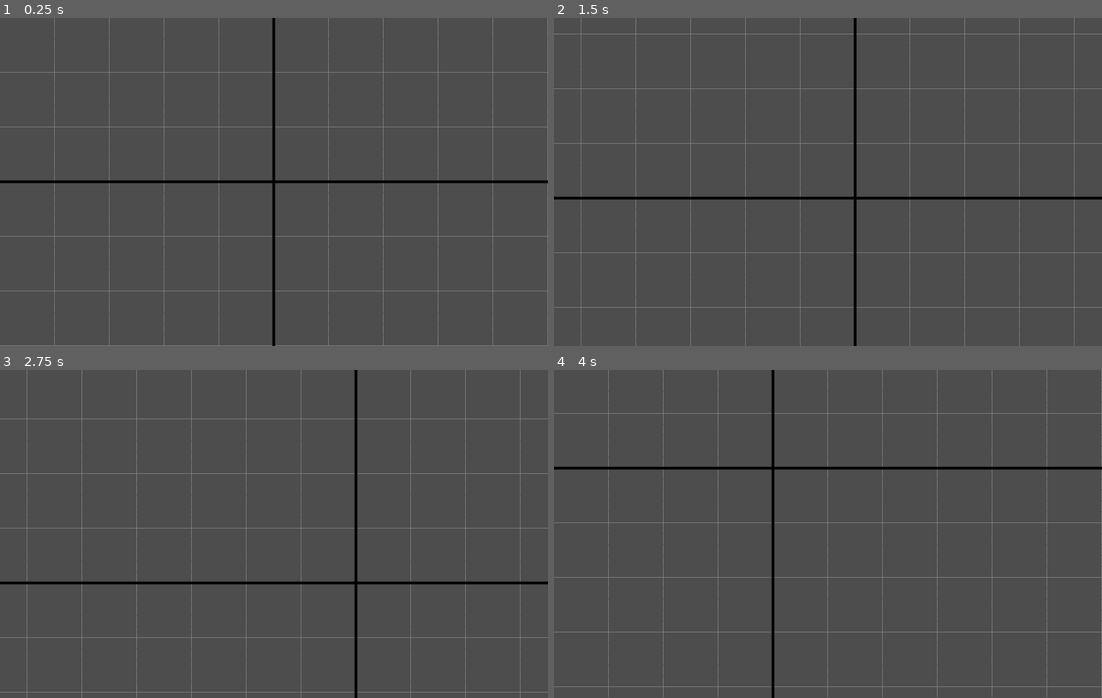
Above: before the commit, frames 1-4 (two rows, left to right).
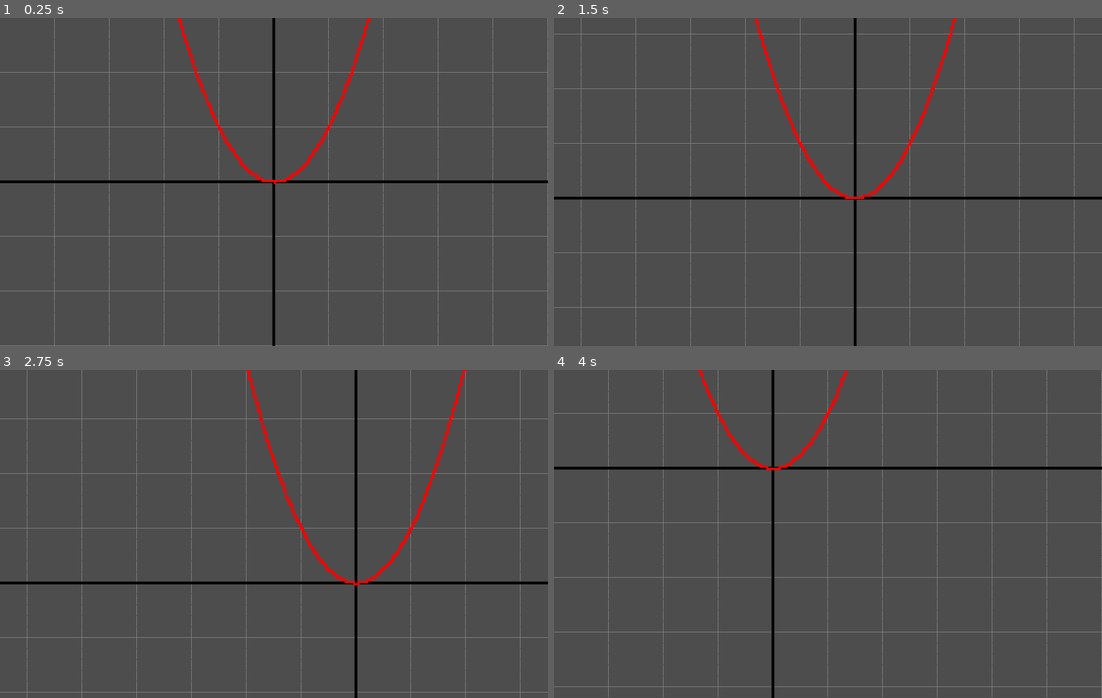
Above: after the commit, the same moments.

Repository: Drillix08/Opticos
Game: Godot game, scene res://graph_environment.tscn
Same seed, same stepped clock (60 frames per second), same inputs: the game is played once before the commit and once after it. The project has no main scene, so this scene is started directly.
Inputs (mouse positions are in pixels of both pictures, inside the frame that each line leads up to):
- Up to frame 1 (0.25 s): no input
- Up to frame 2 (1.5 s): tap Enter at 0.5 s; move the mouse to (948, 165) at 0.52 s; click (948, 165) at 0.67 s; tap Space at 1.25 s; drag from (718, 198) to (800, 247) at 1.27 s
- Up to frame 3 (2.75 s): tap Enter at 2 s; move the mouse to (328, 461) at 2.02 s; click (328, 461) at 2.17 s
- Up to frame 4 (4 s): tap Space at 2.75 s; drag from (800, 599) to (663, 484) at 2.77 s; tap Enter at 3.5 s; move the mouse to (992, 583) at 3.52 s; click (992, 583) at 3.67 s

The runs differ from the first frame. In frame 1, 0.7% of the frame differs, in the area x 32-68%, y 0-51%; in frame 2, 0.8%; in frame 3, 0.9%, in the area x 44-86%, y 0-66%; in frame 4, 0.5%.

Commit message:
Implemented a basic function plotter which currently plots a hardcoded function. When the plotted graph increases too quickly, there are gaps in the function.

Diff:
--- a/source/graph-environment/grid.gd
+++ b/source/graph-environment/grid.gd
@@ -62,6 +62,11 @@
 	draw_line(Vector2(500, -origin.y) + origin, Vector2(500, 700-origin.y) + origin, Color(0.0, 0.0, 0.0, 1.0), 5.0)
 	draw_line(Vector2(-origin.x, 300) + origin, Vector2(1000-origin.x, 300) + origin, Color(0.0, 0.0, 0.0, 1.0), 5.0)
 
+	#Draw the function
+	var square_size = windowSize[0]/2.0
+	var rect = Rect2(convert_to_godot_coords(Vector2(-square_size, -square_size))-origin, Vector2(2*square_size, 2*square_size))
+	draw_function(rect, 0)
+
 #controlls the moving of the "camera" when you click and drag
 func _input(event):
 	if event is InputEventMouseButton\
@@ -73,3 +78,52 @@
 		origin += delta
 		lastMousePos = event.position
 		queue_redraw()
+
+# recursively checks if the function passes through the square,
+# if it does, split the square into 4 more square, and check for each one
+# if it does not, end the recursion
+# the recursion ends when the depth reaches a currently hardcoded value (8 rn) and draws a rectangle
+func draw_function(rect: Rect2, depth: int):
+	var start = convert_to_real_coords(rect.position)
+	var end = convert_to_real_coords(rect.end)
+	var conversion = grid_spacing*major_every
+	var top: float = start[1]/conversion
+	var bottom: float = end[1]/conversion
+	var x_left: float = start[0]/conversion
+	var x_right: float = end[0]/conversion
+	if is_in_rect(bottom, top, x_left, x_right):
+		if(depth >= 8):
+			draw_rect(rect, Color.RED)
+		else:
+			var top_left = Rect2(rect.position, rect.size/2)
+			var top_right = Rect2(Vector2(rect.position[0]+rect.size[0]/2, rect.position[1]), rect.size/2)
+			var bottom_right = Rect2(rect.position+rect.size/2, rect.size/2)
+			var bottom_left = Rect2(Vector2(rect.position[0], rect.position[1]+rect.size[1]/2), rect.size/2)
+			draw_function(top_left, depth+1)
+			draw_function(top_right, depth+1)
+			draw_function(bottom_right, depth+1)
+			draw_function(bottom_left, depth+1)
+
+#checks if a function (currently hardcoded as x^2) passes through a given rectangle
+func is_in_rect(lowerbound, upperbound, left, right):
+	var i: float = left
+	while i <= right:
+		var y = i**2
+		if (lowerbound <= y) && (y <= upperbound):
+			return true
+		i += 0.001
+	return false
+
+# this function converts godot coordinates to the equivilent in an xy plane
+# for example, the top left of the screen which is normall (0,0) will become (-x,y)
+func convert_to_real_coords(vec: Vector2):
+	var windowSize :Vector2 = DisplayServer.window_get_size()
+	var true_origin = Vector2(origin[0]+windowSize[0]/2, origin[1]+windowSize[1]/2)
+	return Vector2(vec[0]-true_origin[0], true_origin[1]-vec[1])
+
+# this function converts xy coordinates to their equivalent in godot
+# for example, the origin which is normally (0, 0) would become (screenwidth/2, screenheight/2)
+func convert_to_godot_coords(vec: Vector2):
+	var windowSize :Vector2 = DisplayServer.window_get_size()
+	var true_origin = Vector2(origin[0]+windowSize[0]/2, origin[1]+windowSize[1]/2)
+	return Vector2(vec[0]+true_origin[0], true_origin[1]+vec[1])
